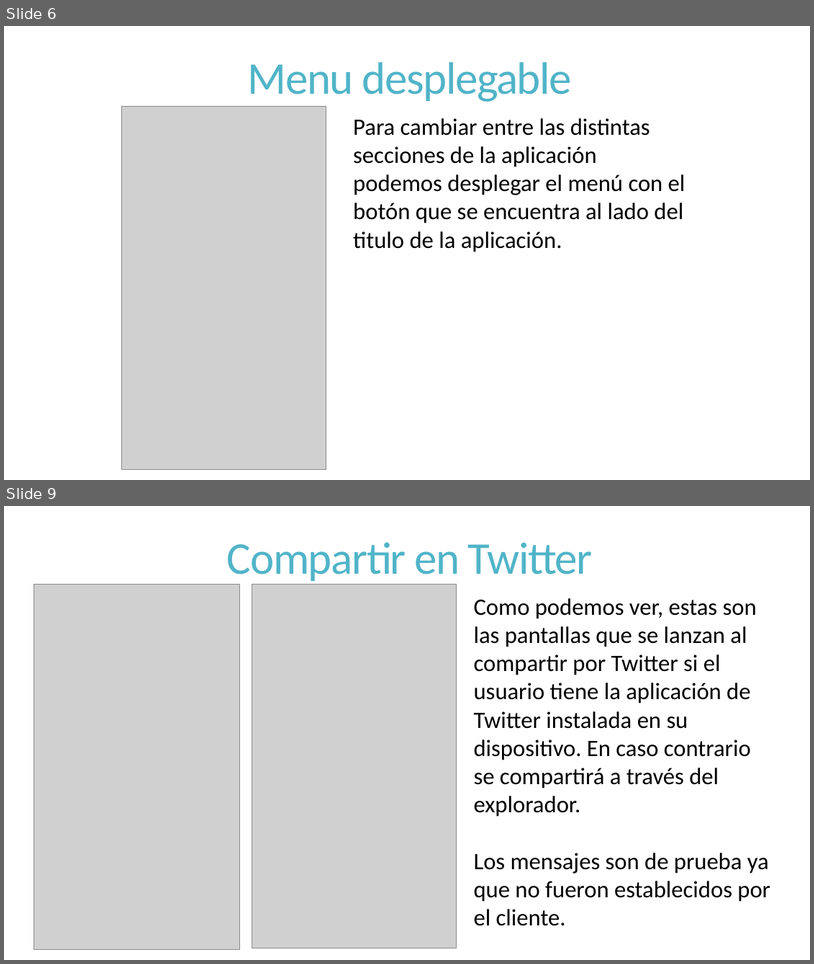
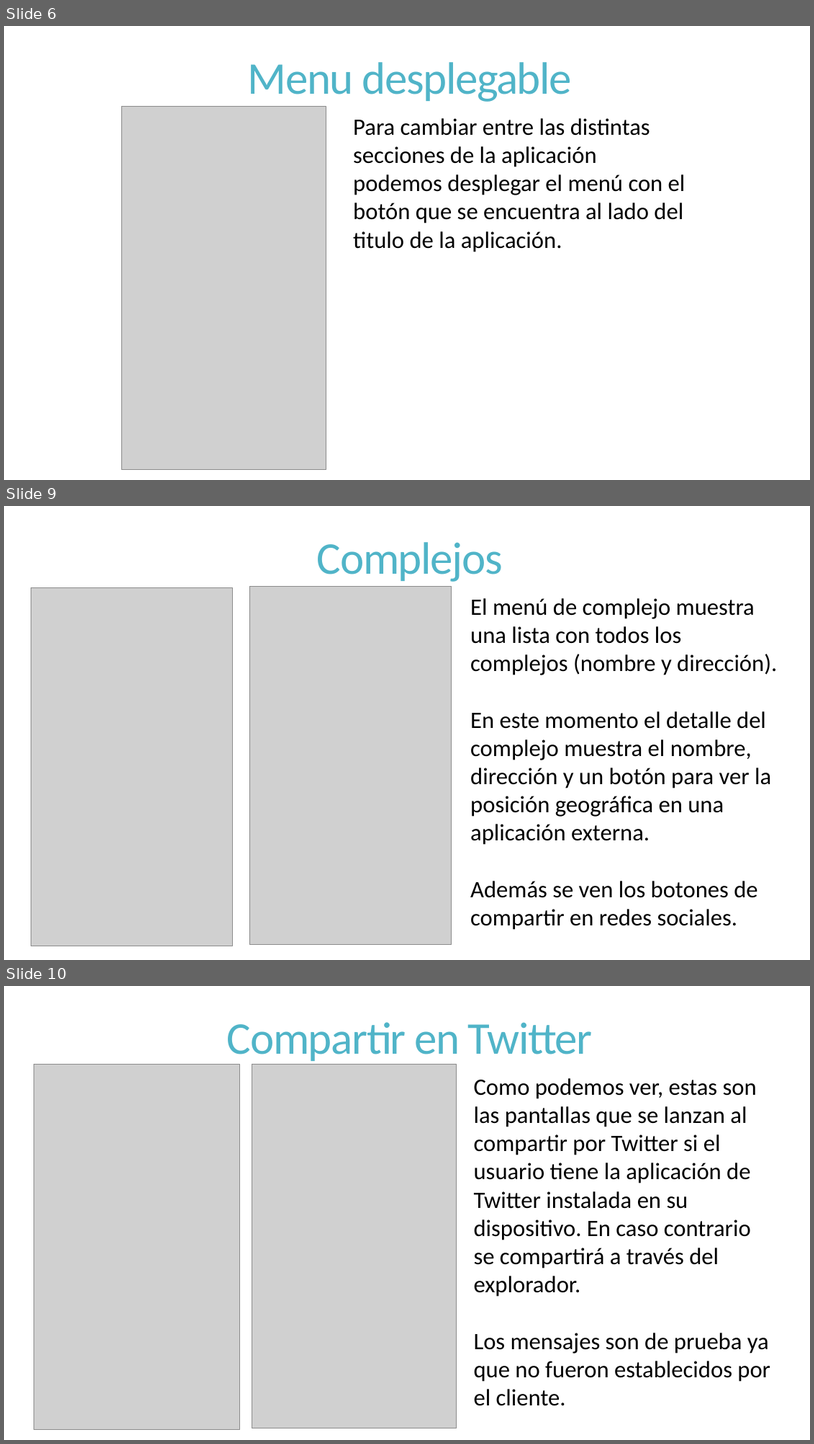
Before and after one commit to dschenkelman/a-malazan-wolvering, a slide deck: docs/Reuniones/Sprint 3/Reunion Formal 20131021/Reunion Formal.pptx. Shown one above the other, each under a label of ours: slides 6 and 9 before the commit, slides 6, 9 and 10 after it; the slides between them are not shown. The pictures are 814x964 and 814x1444 pixels, drawn with LibreOffice and Linux fonts; fonts in the diff are those of the drawing; grey boxes stand for pictures. Boxes give left, top, right and bottom in pixels: in the first picture for what was removed or moved away, otherwise in the second. Text is boxed around its words. In the diff, an @@ line names an element or a change of style, - is before the commit and + after.

```diff
--- a/docs/Reuniones/Sprint 3/Reunion Formal 20131021/Reunion Formal.pptx
+++ b/docs/Reuniones/Sprint 3/Reunion Formal 20131021/Reunion Formal.pptx
@@ slide 9 added at box(4, 506, 810, 960), background #FFFFFF @@
@@ title added at box(317, 542, 503, 582), 54 pt, text #50B4C8 @@
+Complejos
@@ picture added at box(31, 587, 232, 946) @@
@@ picture added at box(250, 587, 451, 944) @@
@@ text added at box(471, 598, 777, 929), 28 pt, text #000000 @@
+El menú de complejo muestra una lista con todos los complejos (nombre y dirección).
+En este momento el detalle del complejo muestra el nombre, dirección y un botón para ver la posición geográfica en una aplicación externa.
+Además se ven los botones de compartir en redes sociales.
@@ what was slide 9 is now slide 10 @@
```
Also in this commit, not shown: 1 slide changed, 4 other slides added, 3 slides removed, 3 other files.
